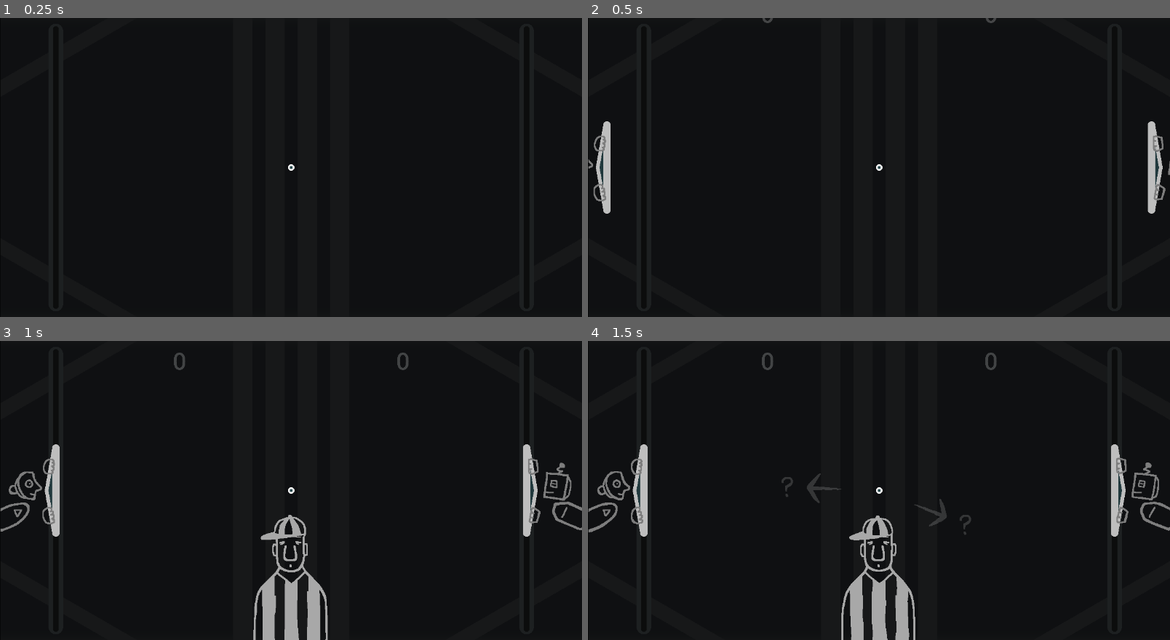
Above: before the commit, frames 1-4 (two rows, left to right).
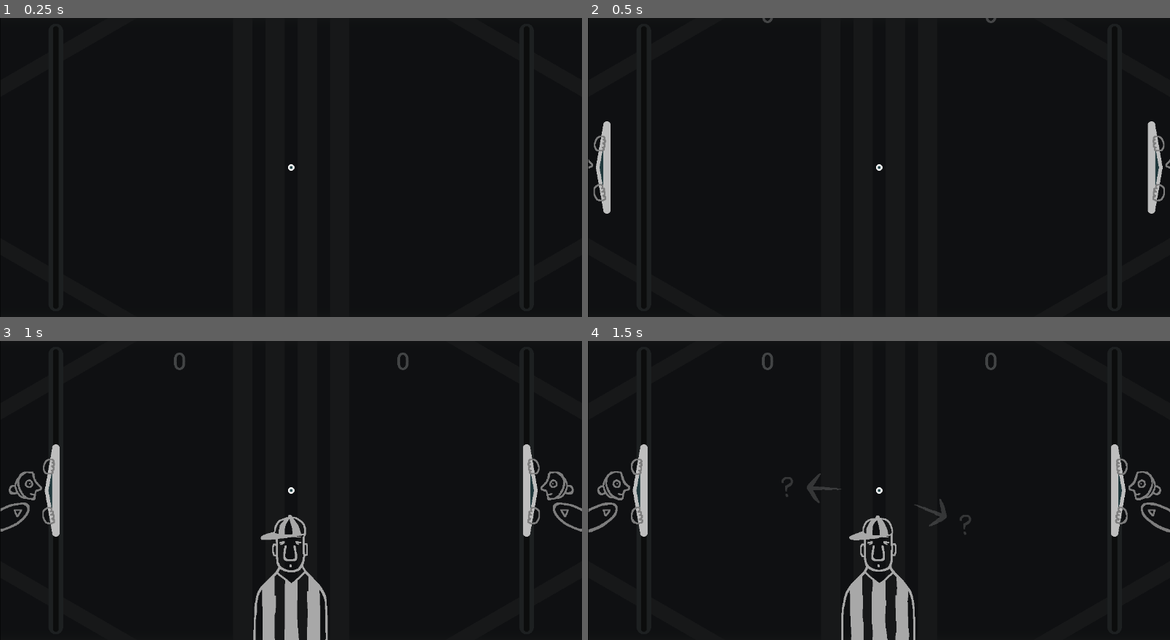
Above: after the commit, the same moments.

Repository: pixerhp/Pixers-Pong
Game: Godot game, scene res://scenes/topscenes/gameplay_topscene.tscn
Two runs of this game, one before a commit and one after it. Both use one fixed random seed, a clock stepped at 60 frames per second and the inputs below.
Inputs (mouse positions are in pixels of both pictures, inside the frame that each line leads up to):
- Up to frame 1 (0.25 s): no input
- Up to frame 2 (0.5 s): no input
- Up to frame 3 (1 s): move the mouse to (419, 475) at 0.52 s; hold D (plr1_bump_right) from 0.53 s (still down); tap T (TEMP_TEST_FOUL) at 0.6 s; click (419, 475) at 0.67 s
- Up to frame 4 (1.5 s): move the mouse to (762, 505) at 1.27 s; release D (plr1_bump_right) at 1.28 s; hold S (plr1_down) from 1.28 s (still down); tap Shift (plr1_slow) at 1.35 s

Frame 1 is identical in both runs. In frame 2, 0.1% of the frame differs, in the area x 97-100%, y 39-62%; in frame 3, 0.5%; in frame 4, 0.5%, in the area x 90-100%, y 38-64%.

Commit message:
Merge post-serve animations into one

Diff:
--- a/scripts/autoloaded/globals.gd
+++ b/scripts/autoloaded/globals.gd
@@ -11,7 +11,7 @@
 
 var plr1_cpu_mode: int = CPU_MODES.OFF
 var plr1_force_slow: bool = false
-var plr2_cpu_mode: int = CPU_MODES.MASTER
+var plr2_cpu_mode: int = CPU_MODES.OFF
 var plr2_force_slow: bool = false
 
 var plr1_score: int = 0
--- a/scripts/gameplay_script.gd
+++ b/scripts/gameplay_script.gd
@@ -248,14 +248,14 @@
 	playthrough = proportion_from_range(
 		Time.get_ticks_msec(),
 		first_serve_start_time + FIRST_SERVE_P1_DURATION,
-		first_serve_start_time + FIRST_SERVE_P1_DURATION + FIRST_SERVE_P2_DURATION)
+		first_serve_start_time + FIRST_SERVE_P1_DURATION + POSTSERVE_ANIM_DURATION)
 	if is_in_range_f(playthrough, 0.0, 1.0):
-		first_serve_p2_to_conclude = true
-		handle_first_serve_p2_animation(playthrough)
-		return
-	if first_serve_p2_to_conclude:
-		first_serve_p2_to_conclude = false
-		handle_first_serve_p2_conclusion()
+		postserve_anim_to_conclude = "first_serve"
+		handle_postserve_animation(playthrough)
+		return
+	if postserve_anim_to_conclude == "first_serve":
+		postserve_anim_to_conclude = ""
+		handle_postserve_anim_conclusion()
 
 const FIRST_SERVE_P1_DURATION: int = 5000
 func handle_first_serve_p1_animation(playthrough: float):
@@ -312,42 +312,11 @@
 func handle_first_serve_p1_conclusion():
 	reset_paddles()
 	reset_scores_visuals()
-	reset_referee()
-	%Referee.position.y = Globals.GAME_SIZE.y - 144.0
-	reset_arrow_pointers()
 	reset_ball()
 	ball_velocity = random_serve_velocity()
 	anim_arrow_serve_angle = ball_velocity.angle()
 	foul_ball_guilt_is_plr2 = ball_velocity.x > 0.0
-
-const FIRST_SERVE_P2_DURATION: int = 1500
-func handle_first_serve_p2_animation(playthrough: float):
-	const REF_POINTING_LOWERING_SPLIT: float = 0.666666
-	# Referee animation handling:
-	if (playthrough > REF_POINTING_LOWERING_SPLIT) or is_equal_approx(ball_velocity.x, 0.0):
-		%Referee.scale.x = 1.0
-		%Referee.play("idle")
-	else:
-		%Referee.play("serve_gesture")
-		%Referee.scale.x = (-1.0 if (ball_velocity.x < 0.0) else 1.0)
-	# Referee position handling:
-	if (playthrough > REF_POINTING_LOWERING_SPLIT):
-		%Referee.position.y = (
-			(Globals.GAME_SIZE.y - 144.0) +
-			288.0 * proportion_from_range(playthrough, REF_POINTING_LOWERING_SPLIT, 1.0)
-		)
-	# Arrow point and fadeout:
-	const ARROW_FADEOUT_START: float = 0.0
-	const ARROW_FADEOUT_END: float = 0.5
-	%PrimaryArrowPointer.visible = true
-	%PrimaryArrowPointer.modulate = Color(1.0,1.0,1.0,
-		(1.0 - clampf(ease_out(proportion_from_range(playthrough, ARROW_FADEOUT_START, ARROW_FADEOUT_END), 0.25), 0.0, 1.0)))
-	%PrimaryArrowPointer/%RotationContainer.rotation = anim_arrow_serve_angle
-
-var first_serve_p2_to_conclude: bool = false
-func handle_first_serve_p2_conclusion():
-	reset_referee()
-	reset_arrow_pointers()
+	postserve_point_towards_plr2 = ball_velocity.x > 0.0
 
 var winloss_reserve_start_time: int = -9999999
 func checkdo_winloss_reserve():
@@ -367,14 +336,14 @@
 	# Winloss reserve part 2 (plays after regular gameplay resumes):
 	playthrough = proportion_from_range(Time.get_ticks_msec(),
 		winloss_reserve_start_time + WINLOSS_RESERVE_P1_DURATION,
-		winloss_reserve_start_time + WINLOSS_RESERVE_P1_DURATION + WINLOSS_RESERVE_P2_DURATION)
+		winloss_reserve_start_time + WINLOSS_RESERVE_P1_DURATION + POSTSERVE_ANIM_DURATION)
 	if is_in_range_f(playthrough, 0.0, 1.0):
-		winloss_reserve_p2_to_conclude = true
-		handle_winloss_reserve_p2_animation(playthrough)
-		return
-	if winloss_reserve_p2_to_conclude:
-		winloss_reserve_p2_to_conclude = false
-		handle_winloss_reserve_p2_conclusion()
+		postserve_anim_to_conclude = "winloss"
+		handle_postserve_animation(playthrough)
+		return
+	if postserve_anim_to_conclude == "winloss":
+		postserve_anim_to_conclude = ""
+		handle_postserve_anim_conclusion()
 
 func checkdo_winloss_condition():
 	# Check whether the ball is significantly past the left/right paddle:
@@ -495,41 +464,12 @@
 func handle_winloss_reserve_p1_conclusion():
 	reset_scores_visuals()
 	reset_paddles()
-	reset_arrow_pointers()
 	reset_balltrail()
 	reset_ball()
 	ball_velocity = random_serve_velocity()
 	anim_arrow_serve_angle = ball_velocity.angle()
 	foul_ball_guilt_is_plr2 = ball_velocity.x > 0.0
-
-const WINLOSS_RESERVE_P2_DURATION: int = 1250
-func handle_winloss_reserve_p2_animation(playthrough: float):
-	const REF_POINTING_LOWERING_SPLIT: float = 0.5
-	# Referee animation handling:
-	if (playthrough > REF_POINTING_LOWERING_SPLIT) or is_equal_approx(ball_velocity.x, 0.0):
-		%Referee.scale.x = 1.0
-		%Referee.play("idle")
-	else:
-		%Referee.play("serve_gesture")
-		%Referee.scale.x = (-1.0 if (ball_velocity.x < 0.0) else 1.0)
-	# Referee position handling:
-	if (playthrough > REF_POINTING_LOWERING_SPLIT):
-		%Referee.position.y = (
-			(Globals.GAME_SIZE.y - 144.0) +
-			288.0 * proportion_from_range(playthrough, REF_POINTING_LOWERING_SPLIT, 1.0)
-		)
-	# Arrow point and fadeout:
-	const ARROW_FADEOUT_START: float = 0.0
-	const ARROW_FADEOUT_END: float = 0.5
-	%PrimaryArrowPointer.visible = true
-	%PrimaryArrowPointer.modulate = Color(1.0,1.0,1.0,
-		(1.0 - clampf(ease_out(proportion_from_range(playthrough, ARROW_FADEOUT_START, ARROW_FADEOUT_END), 0.25), 0.0, 1.0)))
-	%PrimaryArrowPointer/%RotationContainer.rotation = anim_arrow_serve_angle
-
-var winloss_reserve_p2_to_conclude: bool = false
-func handle_winloss_reserve_p2_conclusion():
-	reset_referee()
-	reset_arrow_pointers()
+	postserve_point_towards_plr2 = ball_velocity.x > 0.0
 
 var foul_ball_inspect_start_time: int = -9999999
 var foul_ball_reserve_start_time: int = -9999999
@@ -548,14 +488,14 @@
 	# Foul ball reserve part 2 (plays after regular gameplay resumes):
 	playthrough = proportion_from_range(Time.get_ticks_msec(),
 		foul_ball_reserve_start_time + FOUL_BALL_RESERVE_P1_DURATION,
-		foul_ball_reserve_start_time + FOUL_BALL_RESERVE_P1_DURATION + FOUL_BALL_RESERVE_P2_DURATION)
+		foul_ball_reserve_start_time + FOUL_BALL_RESERVE_P1_DURATION + POSTSERVE_ANIM_DURATION)
 	if is_in_range_f(playthrough, 0.0, 1.0):
-		foul_ball_reserve_p2_to_conclude = true
-		handle_foul_ball_reserve_p2_animation(playthrough)
-		return
-	if foul_ball_reserve_p2_to_conclude:
-		foul_ball_reserve_p2_to_conclude = false
-		handle_foul_ball_reserve_p2_conclusion()
+		postserve_anim_to_conclude = "foul_ball"
+		handle_postserve_animation(playthrough)
+		return
+	if postserve_anim_to_conclude == "foul_ball":
+		postserve_anim_to_conclude = ""
+		handle_postserve_anim_conclusion()
 	# Foul ball initiation check:
 	if not (foul_ball_suspicion_to_conclude or foul_ball_nevermind_to_conclude):
 		if detect_foul_ball():
@@ -589,9 +529,9 @@
 	foul_ball_reserve_p1_to_conclude):
 		return false
 	return (
-		#(ball_velocity.x < (Globals.ball_min_speed / 2.0)) or
+		(abs(ball_velocity.x) < (Globals.ball_min_speed / 3.0)) or # (aka ~66.42 deg at min speed)
 		is_zero_approx(ball_velocity.length()) or
-		(abs(Vector2(abs(ball_velocity.x), abs(ball_velocity.y)).angle()) > ((TAU/4.0) * 0.925))
+		(abs(Vector2(abs(ball_velocity.x), abs(ball_velocity.y)).angle()) > rad_to_deg(84.0))
 	)
 
 const FOUL_BALL_SUSPICION_DURATION: int = 2000
@@ -634,7 +574,7 @@
 func handle_foul_ball_nevermind_conclusion():
 	reset_referee()
 
-const FOUL_BALL_RESERVE_P1_DURATION: int = 4000
+const FOUL_BALL_RESERVE_P1_DURATION: int = 4500
 var foul_ball_guilt_is_plr2: bool = false
 func handle_foul_ball_reserve_p1_animation(playthrough: float):
 	# Referee animation:
@@ -681,21 +621,53 @@
 	const BALL_RETURN_END: float = ARROW_FADEIN_START
 	var weight: float = ease_out(clampf(proportion_from_range(playthrough, BALL_RETURN_START, BALL_RETURN_END), 0.0, 1.0), 3.0)
 	%Ball.position = ((anim_ball_start_pos * (1.0 - weight)) + ((Globals.GAME_SIZE / 2.0) * weight))
-	ball_velocity = Vector2(Globals.ball_max_speed * 0.75 * (-1.0 if foul_ball_guilt_is_plr2 else 1.0), 0.0)
+	ball_velocity = Vector2(Globals.ball_max_speed * 0.6 * (-1.0 if foul_ball_guilt_is_plr2 else 1.0), 0.0)
+	postserve_point_towards_plr2 = ball_velocity.x > 0.0
+	anim_arrow_serve_angle = ball_velocity.angle()
+	# Use ball trail:
+	balltrail_positions.append(%Ball.position)
+	balltrail_times.append(Time.get_ticks_msec())
+	update_ball_trail()
 
 var foul_ball_reserve_p1_to_conclude: bool = false
 func handle_foul_ball_reserve_p1_conclusion():
 	pass
 
-const FOUL_BALL_RESERVE_P2_DURATION: int = 750
-func handle_foul_ball_reserve_p2_animation(playthrough: float):
-	# !!! temp just descends, remember to add serve point stuff.
-	%Referee.position.y = Globals.GAME_SIZE.y - (144.0 - (288.0 *
-		clampf(proportion_from_range(playthrough, 0.0, 1.0), 0.0, 1.0)))
-
-var foul_ball_reserve_p2_to_conclude: bool = false
-func handle_foul_ball_reserve_p2_conclusion():
-	pass
+
+
+const POSTSERVE_ANIM_DURATION: int = 1250
+var postserve_point_towards_plr2: bool = false
+func handle_postserve_animation(playthrough: float):
+	const REF_POINTING_LOWERING_SPLIT: float = 0.5
+	# Referee animation handling:
+	if (playthrough > REF_POINTING_LOWERING_SPLIT) or is_zero_approx(ball_velocity.x):
+		%Referee.scale.x = 1.0
+		%Referee.play("idle")
+	else:
+		%Referee.play("serve_gesture")
+		%Referee.scale.x = (1.0 if postserve_point_towards_plr2 else -1.0)
+	# Referee position handling:
+	if (playthrough > REF_POINTING_LOWERING_SPLIT):
+		%Referee.position.y = (
+			(Globals.GAME_SIZE.y - 144.0) +
+			288.0 * proportion_from_range(playthrough, REF_POINTING_LOWERING_SPLIT, 1.0)
+		)
+	# Arrow point and fadeout:
+	const ARROW_FADEOUT_START: float = 0.0
+	const ARROW_FADEOUT_END: float = 0.5
+	%SecondaryArrowPointer.visible = false
+	%PrimaryArrowPointer/%QuestionSprite.visible = false
+	%PrimaryArrowPointer.modulate = Color(1.0,1.0,1.0,
+		(1.0 - clampf(ease_out(proportion_from_range(playthrough, ARROW_FADEOUT_START, ARROW_FADEOUT_END), 0.25), 0.0, 1.0)))
+	%PrimaryArrowPointer/%RotationContainer.rotation = anim_arrow_serve_angle
+	%FoulReserveLine.modulate = %PrimaryArrowPointer.modulate
+
+var postserve_anim_to_conclude: String = ""
+func handle_postserve_anim_conclusion():
+	reset_referee()
+	reset_arrow_pointers()
+
+
 
 ################################################################
 ## Gameplay functionality & CPU bot:
